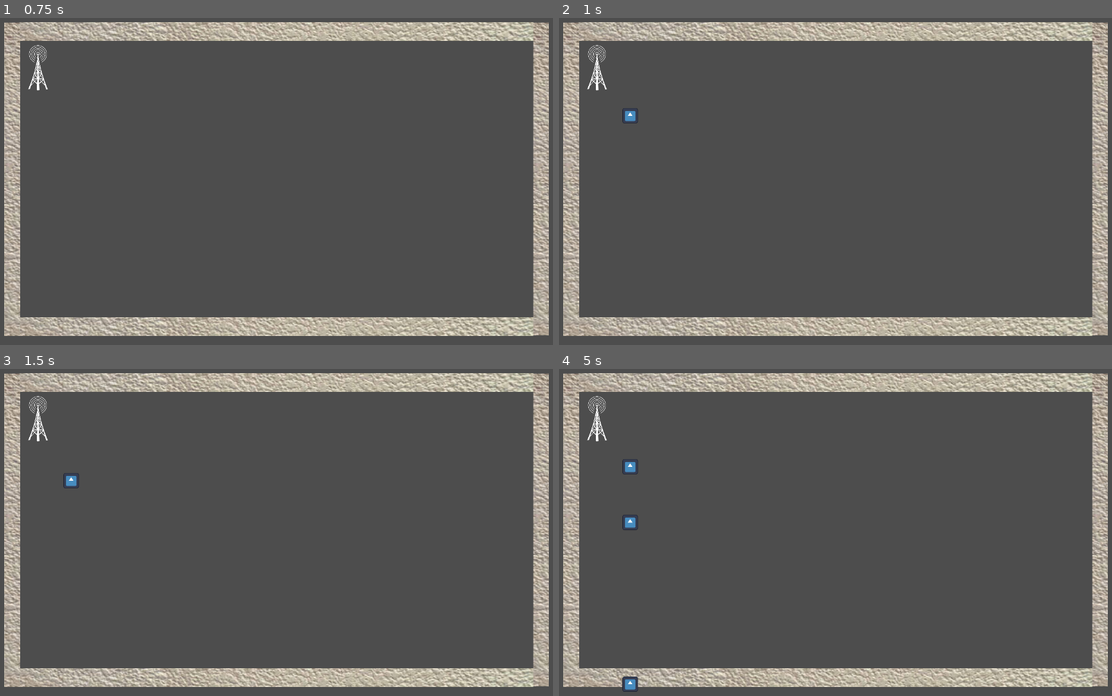
Above: before the commit, frames 1-4 (two rows, left to right).
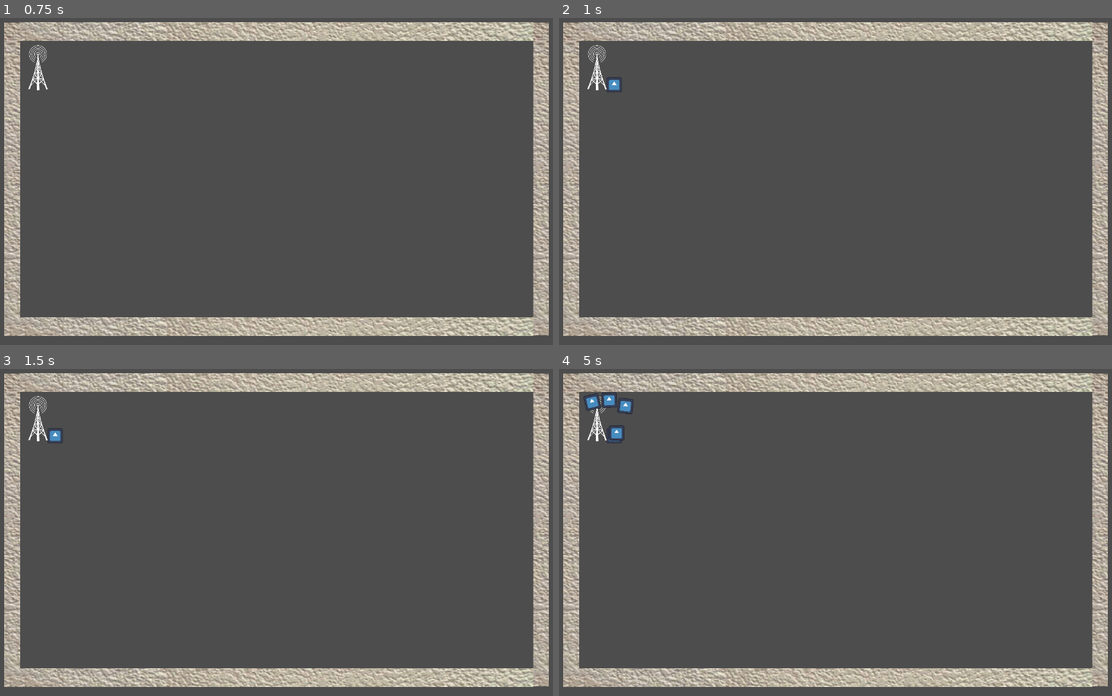
Above: after the commit, the same moments.

Repository: ryupold/ld59
Game: Godot game, scene res://scenes/test_sender.tscn
The game is run twice, just before and just after one commit, with the same random seed, the same clock (stepped at 60 frames per second) and the same inputs. The engine's default icon, where the game draws it, is replaced by a stand-in: a white triangle on a blue panel in a dark square.
Inputs:
- Up to frame 1 (0.75 s): tap Enter at 0.5 s
- Up to frame 2 (1 s): no input
- Up to frame 3 (1.5 s): tap Space at 1.25 s
- Up to frame 4 (5 s): no input

Frame 1 is identical in both runs. In frame 2, 0.2% of the frame differs, in the area x 8-15%, y 18-33%; in frame 3, 0.2%; in frame 4, 0.7%, in the area x 4-15%, y 7-99%.

Commit message:
add collision shapes to walls

Diff:
--- a/ld59-game/entities/sender/sender.gd
+++ b/ld59-game/entities/sender/sender.gd
@@ -1,8 +1,10 @@
 extends Node2D
 
 @export var packetScene: PackedScene = preload("res://entities/packet/packet.tscn")
+@export var packetParent: Node2D
+@export var spawnDistance: float
 
 func _on_packet_creation_timer_timeout():
-	var packet := packetScene.instantiate()
-	packet.position = position
-	add_child(packet)
+	var packet : Packet = packetScene.instantiate()
+	packet.global_position = global_position + spawnDistance * Vector2.from_angle(randf() * 2 * PI)
+	packetParent.add_child(packet)
--- a/ld59-game/project.godot
+++ b/ld59-game/project.godot
@@ -31,6 +31,7 @@
 [physics]
 
 3d/physics_engine="Jolt Physics"
+2d/default_gravity=0.0
 
 [rendering]
 
--- a/ld59-game/scenes/test_sender.tscn
+++ b/ld59-game/scenes/test_sender.tscn
@@ -2,6 +2,12 @@
 
 [ext_resource type="Texture2D" uid="uid://catuqaebhdrfa" path="res://entities/walls/wall_texture.jpg" id="1_74vgp"]
 [ext_resource type="PackedScene" uid="uid://d0cuiwxuevfh" path="res://entities/sender/sender.tscn" id="2_mv1ug"]
+
+[sub_resource type="RectangleShape2D" id="RectangleShape2D_mv1ug"]
+size = Vector2(20, 567.0043)
+
+[sub_resource type="RectangleShape2D" id="RectangleShape2D_awagt"]
+size = Vector2(812.97156, 33.96173)
 
 [node name="TestSender" type="Node2D" unique_id=324347188]
 position = Vector2(3, 0)
@@ -17,6 +23,12 @@
 region_enabled = true
 region_rect = Rect2(0, 0, 21.143677, 569)
 
+[node name="StaticBody2D" type="StaticBody2D" parent="Walls/wall_left" unique_id=888333886]
+
+[node name="CollisionShape2D" type="CollisionShape2D" parent="Walls/wall_left/StaticBody2D" unique_id=1156409150]
+position = Vector2(0, -0.37036133)
+shape = SubResource("RectangleShape2D_mv1ug")
+
 [node name="wall_right" type="Sprite2D" parent="Walls" unique_id=1124085888]
 texture_repeat = 2
 position = Vector2(38512.004, 12391.998)
@@ -24,6 +36,12 @@
 texture = ExtResource("1_74vgp")
 region_enabled = true
 region_rect = Rect2(0, 0, 21.143677, 569)
+
+[node name="StaticBody2D" type="StaticBody2D" parent="Walls/wall_right" unique_id=1316877528]
+
+[node name="CollisionShape2D" type="CollisionShape2D" parent="Walls/wall_right/StaticBody2D" unique_id=181417445]
+position = Vector2(0, -0.37036133)
+shape = SubResource("RectangleShape2D_mv1ug")
 
 [node name="wall_bottom" type="Sprite2D" parent="Walls" unique_id=1059266268]
 texture_repeat = 2
@@ -33,6 +51,13 @@
 region_enabled = true
 region_rect = Rect2(0, 535.0687, 766.81177, 33.931274)
 
+[node name="StaticBody2D" type="StaticBody2D" parent="Walls/wall_bottom" unique_id=70321856]
+
+[node name="CollisionShape2D" type="CollisionShape2D" parent="Walls/wall_bottom/StaticBody2D" unique_id=1031685579]
+position = Vector2(1.2077026, -0.13043213)
+scale = Vector2(0.9999994, 0.9999999)
+shape = SubResource("RectangleShape2D_awagt")
+
 [node name="wall_top" type="Sprite2D" parent="Walls" unique_id=2032520196]
 texture_repeat = 2
 position = Vector2(19528.004, 905.00006)
@@ -41,8 +66,19 @@
 region_enabled = true
 region_rect = Rect2(0, 535.0687, 766.81177, 33.931274)
 
-[node name="Sender" parent="." unique_id=1211801374 instance=ExtResource("2_mv1ug")]
+[node name="StaticBody2D" type="StaticBody2D" parent="Walls/wall_top" unique_id=173543520]
+
+[node name="CollisionShape2D" type="CollisionShape2D" parent="Walls/wall_top/StaticBody2D" unique_id=869483455]
+position = Vector2(1.2077026, -0.13043213)
+scale = Vector2(0.9999994, 0.9999999)
+shape = SubResource("RectangleShape2D_awagt")
+
+[node name="Node2D" type="Node2D" parent="Walls" unique_id=950126300]
+
+[node name="Sender" parent="." unique_id=1211801374 node_paths=PackedStringArray("packetParent") instance=ExtResource("2_mv1ug")]
 position = Vector2(277.5947, 400.97012)
+packetParent = NodePath("..")
+spawnDistance = 200.0
 
 [node name="Camera2D" type="Camera2D" parent="." unique_id=666938385]
 position = Vector2(2264, 1327)
